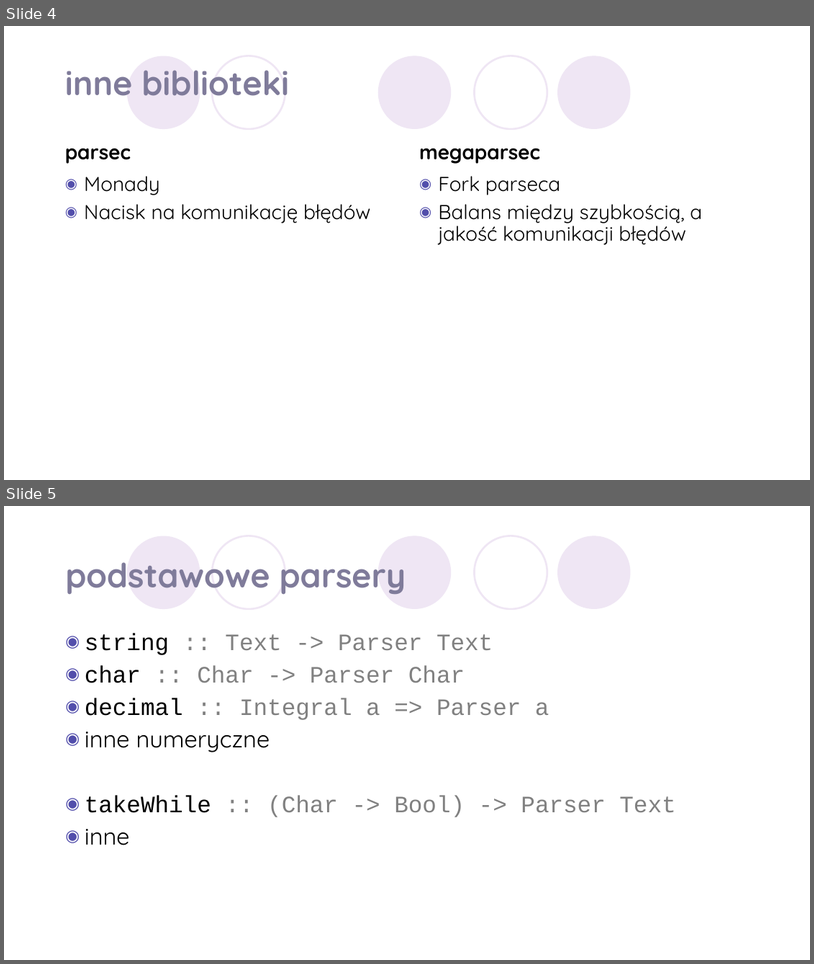
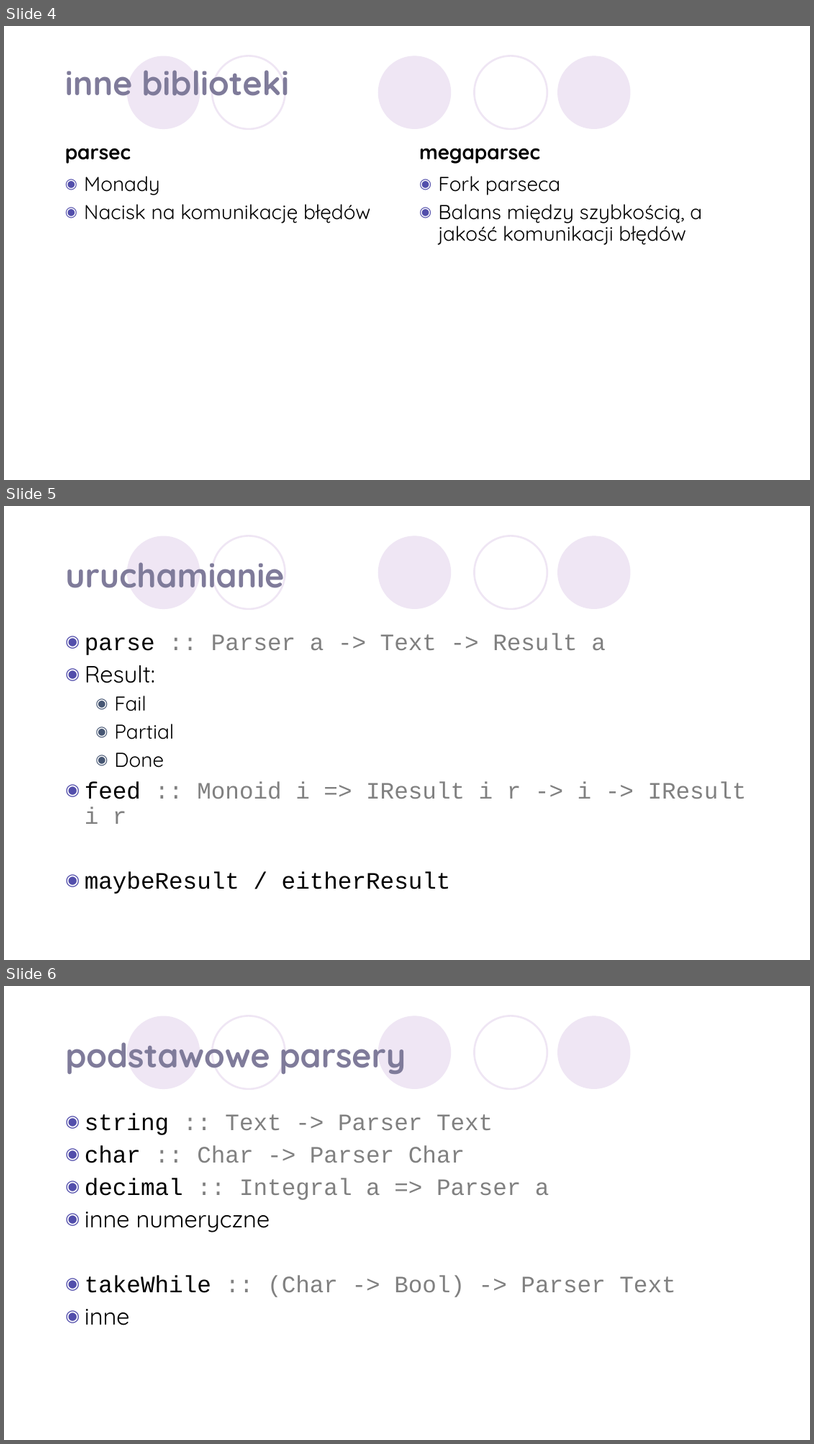
Before and after one commit to zh-qs/custom-colossal-cave, a slide deck: attoparsec.pptx. Shown one above the other, each under a label of ours: slides 4 and 5 before the commit, slides 4, 5 and 6 after it. The pictures are 814x964 and 814x1444 pixels, drawn with LibreOffice and Linux fonts; fonts in the diff are those of the drawing; background and template pictures are left out. Boxes give left, top, right and bottom in pixels: in the first picture for what was removed or moved away, otherwise in the second. Text is boxed around its words. In the diff, an @@ line names an element or a change of style, - is before the commit and + after.

```diff
--- a/attoparsec.pptx
+++ b/attoparsec.pptx
@@ slide 5 added at (4, 506, 810, 960), background #FFFFFF; not listed: 5 template elements that a slide beside it also shows @@
@@ title added at (65, 562, 284, 588), 40 pt, text #7F7B9A, bold @@
+uruchamianie
@@ text added at (85, 633, 747, 893), 28 pt, text #808080 @@
+◉ parse :: Parser a -> Text -> Result a
+◉ Result:
+  ◉ Fail
+  ◉ Partial
+  ◉ Done
+◉ feed :: Monoid i => IResult i r -> i -> IResult i r
+◉ maybeResult / eitherResult
@@ what was slide 5 is now slide 6 @@
```
Also in this commit, not shown: 2 other slides added.
